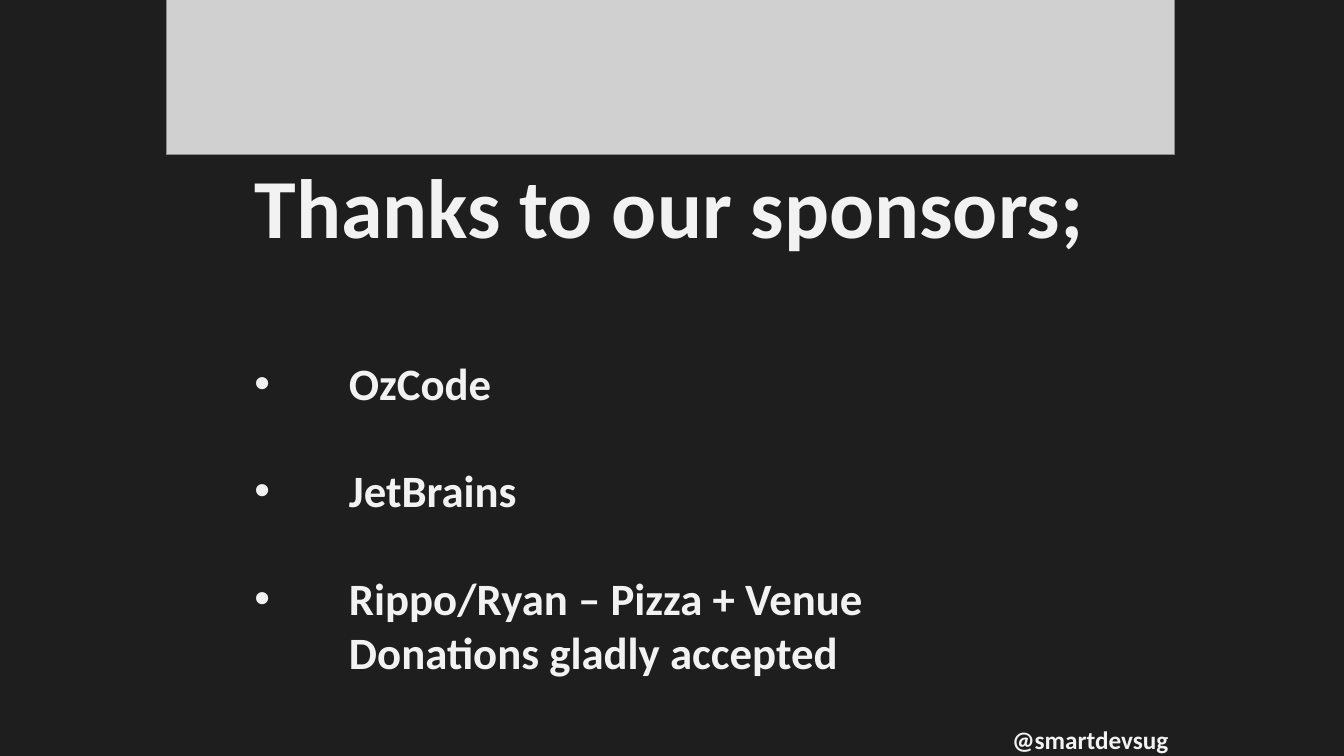
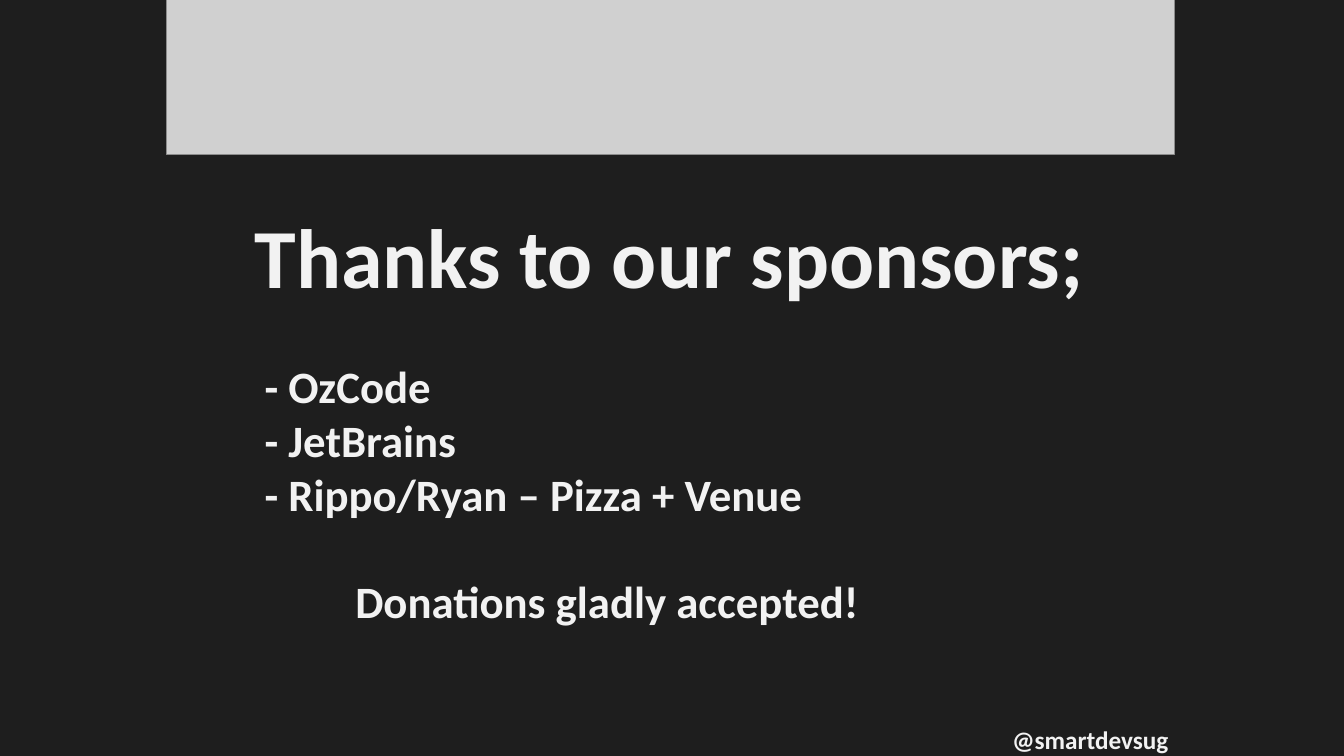
Before and after one commit to rippo/smartdevs, a slide deck: slide 4 of WelcomePresentation-SmartDevs.pptx. Drawn at 1344x756 pixels with LibreOffice and Linux fonts; fonts in the diff are those of the drawing; grey boxes stand for pictures. Boxes give left, top, right and bottom in pixels: in the first picture for what was removed or moved away, otherwise in the second. Text is boxed around its words. In the diff, an @@ line names an element or a change of style, - is before the commit and + after.

```diff
--- a/WelcomePresentation-SmartDevs.pptx
+++ b/WelcomePresentation-SmartDevs.pptx
@@ text at bbox=[288, 371, 858, 626]: text changed @@
-• OzCode
-• JetBrains
-• Rippo/Ryan – Pizza + Venue
-  Donations gladly accepted
+- OzCode
+- JetBrains
+- Rippo/Ryan – Pizza + Venue
+Donations gladly accepted!
```
Also in this commit, not shown: 1 other slide changed, 1 slide added.
